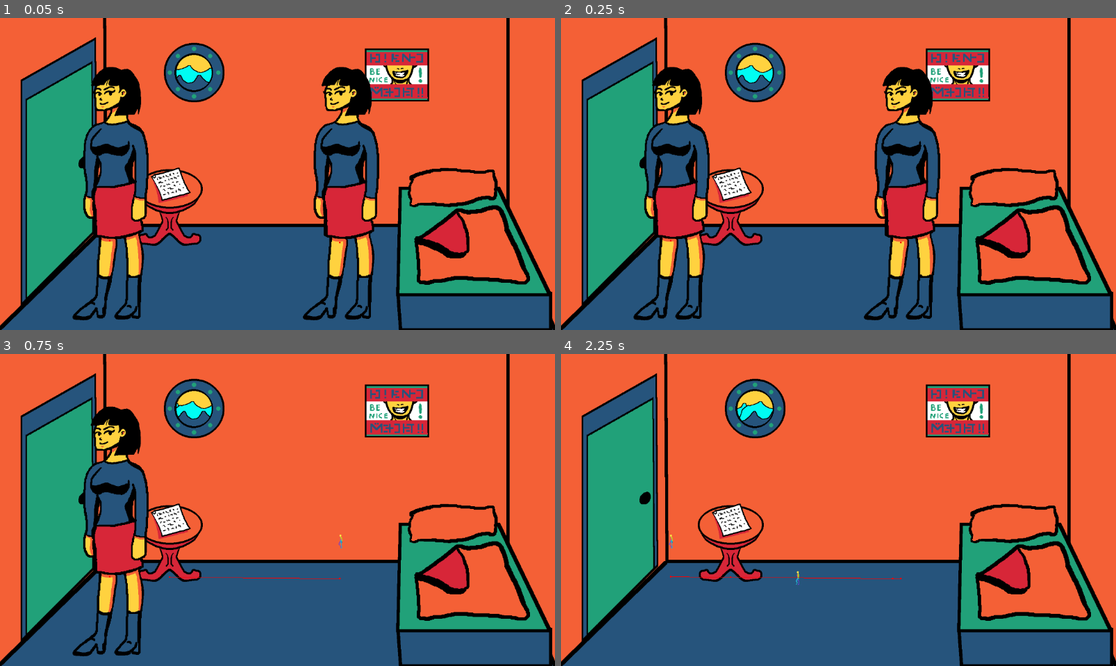
Above: before the commit, frames 1-4 (two rows, left to right).
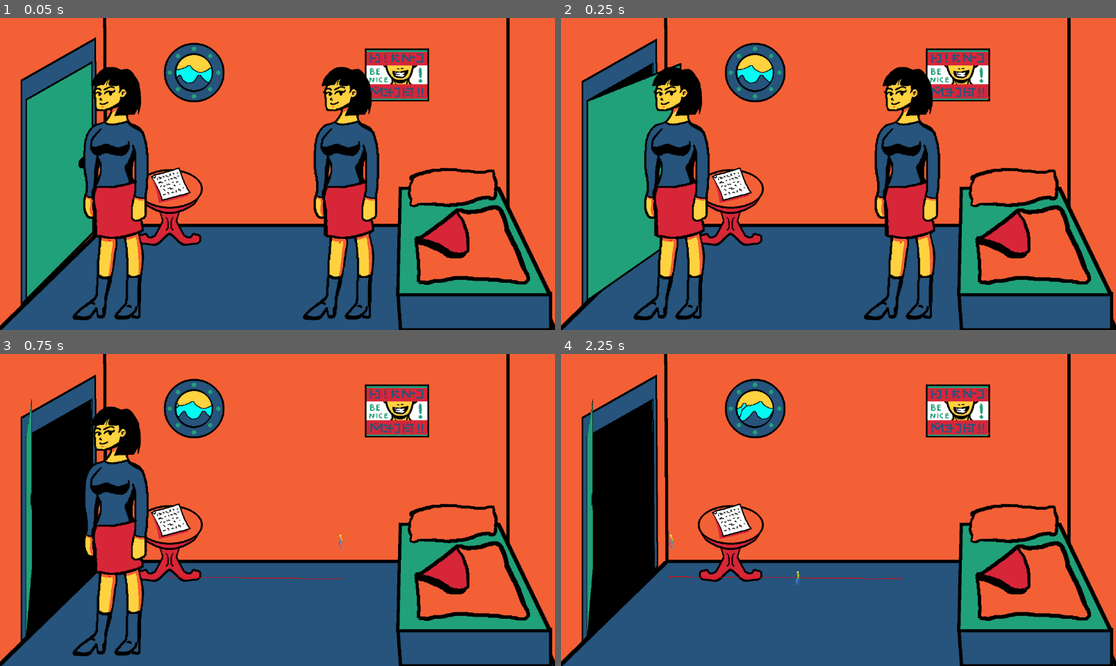
Above: after the commit, the same moments.

Repository: jame581/BrainAndGut
Game: Godot game, scene res://maps/room_1.tscn
The game is run twice, just before and just after one commit, with the same random seed, the same clock (stepped at 60 frames per second) and the same inputs. This scene is started directly instead of the project's main scene.
Inputs (mouse positions are in pixels of both pictures, inside the frame that each line leads up to):
- Up to frame 1 (0.05 s): no input
- Up to frame 2 (0.25 s): no input
- Up to frame 3 (0.75 s): move the mouse to (172, 519) at 0.52 s; press the mouse at (172, 519) at 0.53 s
- Up to frame 4 (2.25 s): move the mouse to (622, 516) at 1.27 s; release the mouse at (622, 516) at 1.28 s; tap Space (switch) at 1.35 s; move the mouse to (894, 441) at 2.02 s; press the mouse at (894, 441) at 2.03 s

Frame 1 is identical in both runs. In frame 2, 1.4% of the frame differs, in the area x 3-22%, y 6-92%; in frame 3, 6.5%; in frame 4, 6.9%, in the area x 3-18%, y 6-92%.

Commit message:
Fix for interaction allowed check

Diff:
--- a/project/scripts/components/interaction_area.gd
+++ b/project/scripts/components/interaction_area.gd
@@ -42,7 +42,9 @@
 	print("Body entered", body)
 	if body is CharacterBody2D:
 		print("Character entered")
-		if body.interaction_allowed == interaction_allowed:
+		print("Interaction allowed", interaction_allowed)
+		print("Body interaction allowed", body.interaction_allowed)
+		if body.interaction_allowed == interaction_allowed or interaction_allowed == Global.InteractionAllowed.BOTH:
 			print("Character can interact")
 			can_interact = true
 			on_interacted()
